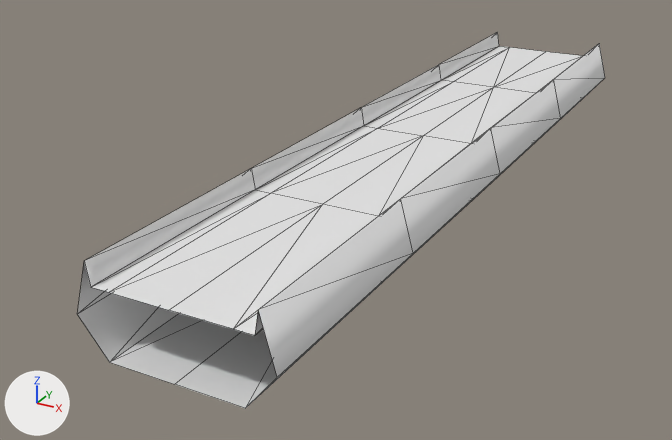
One commit to the OBJ model Transit.Addon.RoadExtensions/Roads/aHighwayTemplates/Meshes/16m/Elevated_Node_LOD.obj: the scene before it, then after it.
Camera for both pictures: a 50 mm camera at (27.7, -64.6, 23.4) aimed at (-5.0, -5.2, -6.3). Arrows for +X, +Y and +Z are at lower left; the lights stay in place. Mesh edges are drawn as thin lines. Where no turn or scale is listed for an object, it has been applied to the vertices.

Names of what the first picture shows: 'Elevated_Node_LOD'.
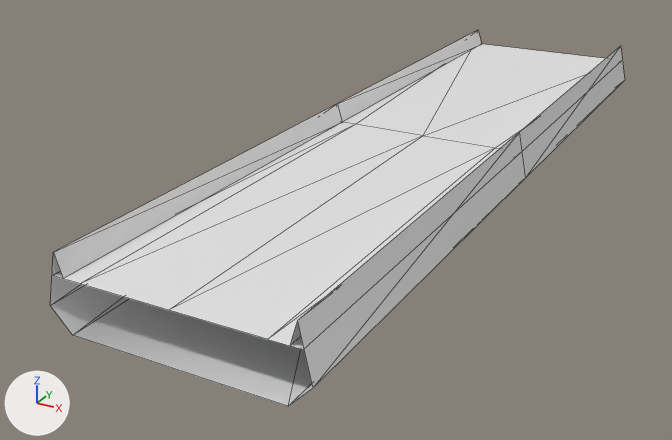
Patch to the scene script:
```diff
--- a/Transit.Addon.RoadExtensions/Roads/aHighwayTemplates/Meshes/16m/Elevated_Node_LOD.obj.py
+++ b/Transit.Addon.RoadExtensions/Roads/aHighwayTemplates/Meshes/16m/Elevated_Node_LOD.obj.py
@@ me_elevated_node_lod @@
 # used by ob_elevated_node_lod; location = (0.0, 0.0, 0.0)
-me_elevated_node_lod.from_pydata(...)  # 60 vertices, 96 faces; spans x -6.5..6.5, y -32.0..32.0, z -4.5..1.5
+me_elevated_node_lod.from_pydata(...)  # 40 vertices, 41 faces; spans x -8.5..8.5, y -32.0..32.0, z -3.5..1.5
+# me_elevated_node_lod part 1: a new loose piece of 28 vertices spanning x -8.5..8.5, y -32.0..32.0, z -3.5..1.5
+# me_elevated_node_lod part 2
+# 58 vertices are removed from x -6.5..6.5, y -32.0..32.0, z -4.5..1.5
+# 96 faces are deleted
+# 10 vertices are added at x -8.0..8.0, y -32.0..32.0, z 0.0
+# 13 new faces join them
```

Changed parts and their boxes (x1, y1, x2, y2) in the pictures (672 x 440 px):
'Elevated_Node_LOD', reshaped (9% wider): before (78, 32, 605, 408); after (50, 30, 624, 406)
part 1 of me_elevated_node_lod, added: after (50, 30, 624, 406)
part 2 of me_elevated_node_lod, cut back: before (78, 32, 605, 408); after (53, 44, 606, 350)
